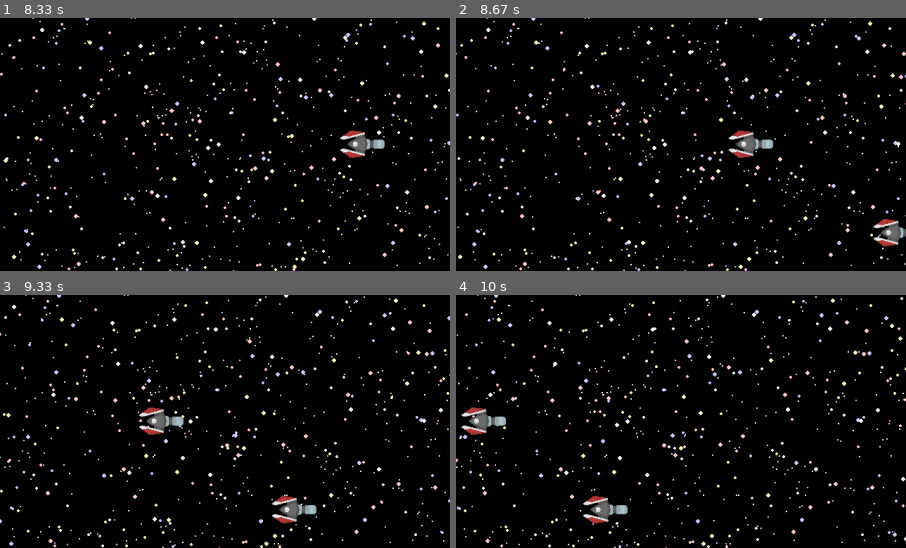
Above: before the commit, frames 1-4 (two rows, left to right).
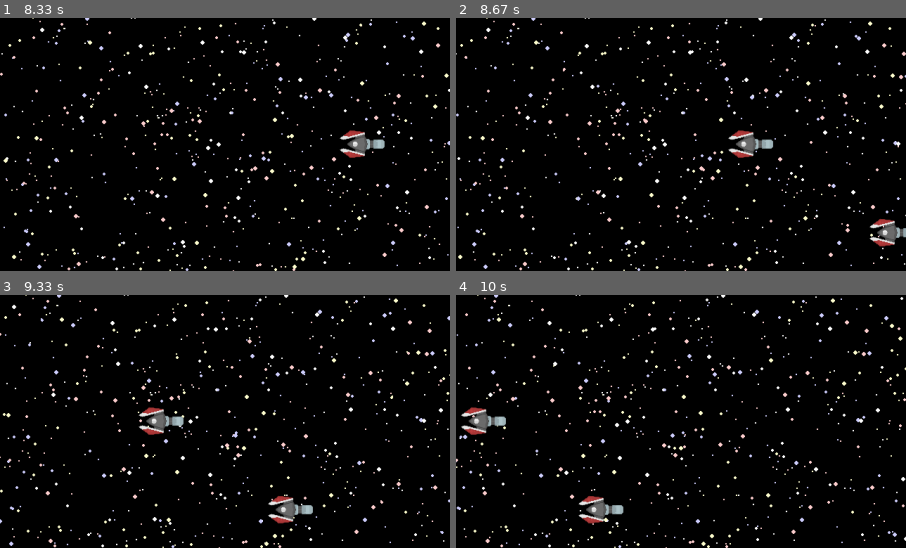
Above: after the commit, the same moments.

Repository: cacilhas/pygame-shooter-tutorial
Game: pygame game, started from main.py
The game is run twice, just before and just after one commit, with the same random seed, the same clock (stepped at 60 frames per second) and the same inputs.
Inputs:
- Up to frame 1 (8.33 s): no input
- Up to frame 2 (8.67 s): no input
- Up to frame 3 (9.33 s): no input
- Up to frame 4 (10 s): no input
The pictures show only the part of the screen within x 50-100%, y 0-50%; the shares and areas given below are measured in that part.

Frame 1 is identical in both runs. In frame 2, 0.4% of the frame differs, in the area x 91-100%, y 79-91%; in frame 3, 0.5%; in frame 4, 0.5%, in the area x 27-39%, y 79-91%.

Commit message:
finetune

Diff:
--- a/spawner.py
+++ b/spawner.py
@@ -14,8 +14,9 @@
         self.wait_time -= delta
         self.wait_time = max(0.0, self.wait_time)
         if self.wait_time == 0:
-            self.wait_time = random() * self.max_wait_time
-            self.max_wait_time -= random() / 10
+            if self.max_wait_time > 0:
+                self.wait_time = random() * self.max_wait_time
+                self.max_wait_time = max(0, self.max_wait_time - 0.06125)
             y = randint(10, RESOLUTION[1] - 10)
             speed = 200 + random() * 200
             return Action.register(Foe(y, speed))
